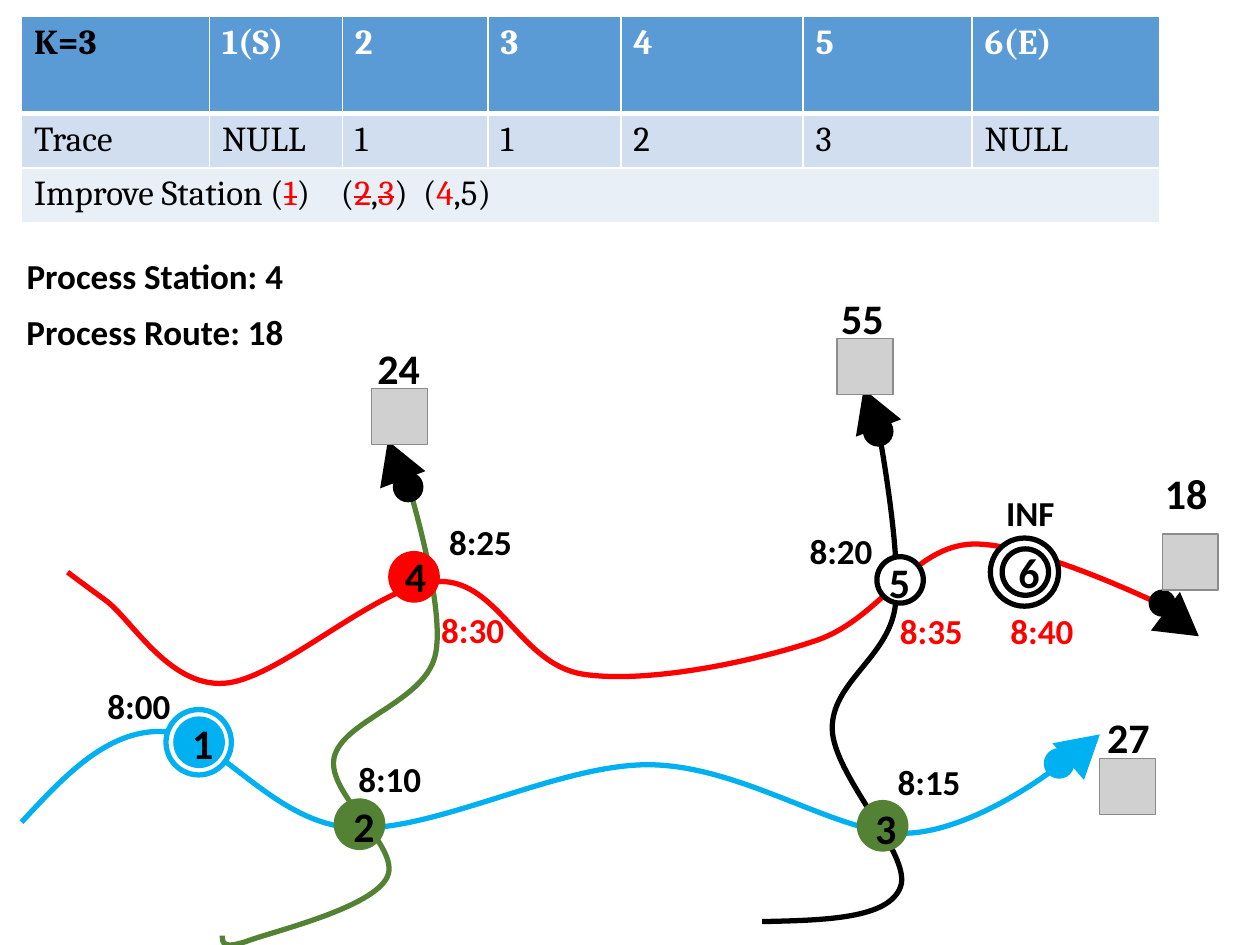
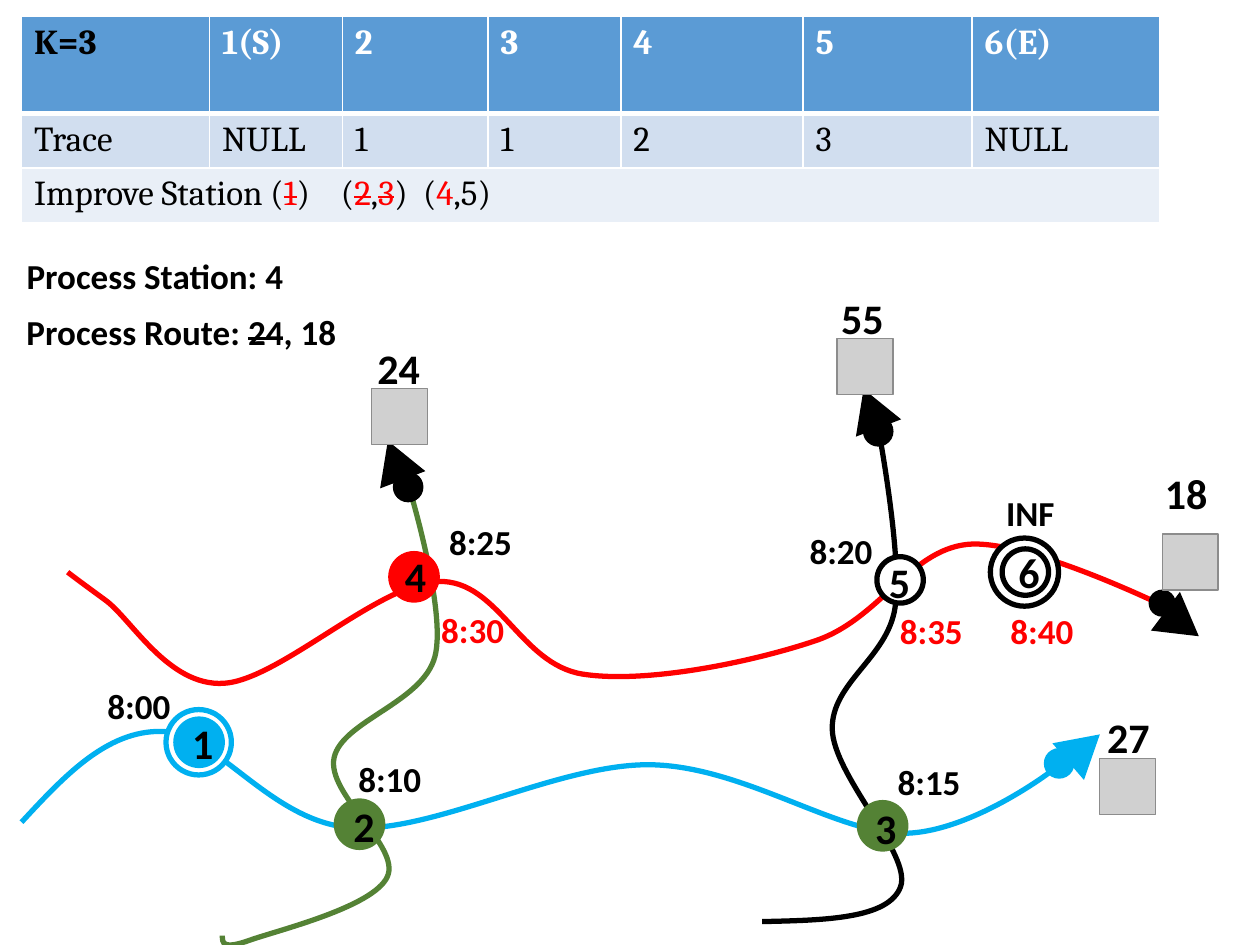
Before and after one commit to hqt/street-router, a slide deck: slide 41 of Document/presentation/bus/4 raptor new.pptx (slide 40 before the commit). Drawn at 1260x945 pixels with LibreOffice and Linux fonts; fonts in the diff are those of the drawing; grey boxes stand for pictures. Boxes give left, top, right and bottom in pixels: in the first picture for what was removed or moved away, otherwise in the second. Text is boxed around its words. In the diff, an @@ line names an element or a change of style, - is before the commit and + after.

```diff
--- a/Document/presentation/bus/4 raptor new.pptx
+++ b/Document/presentation/bus/4 raptor new.pptx
@@ text at (x1=26, y1=321, x2=336, y2=350): text changed @@
-Process Route: 18
+Process Route: 24, 18
```
Also in this commit, not shown: 7 other slides changed, 1 slide added.
